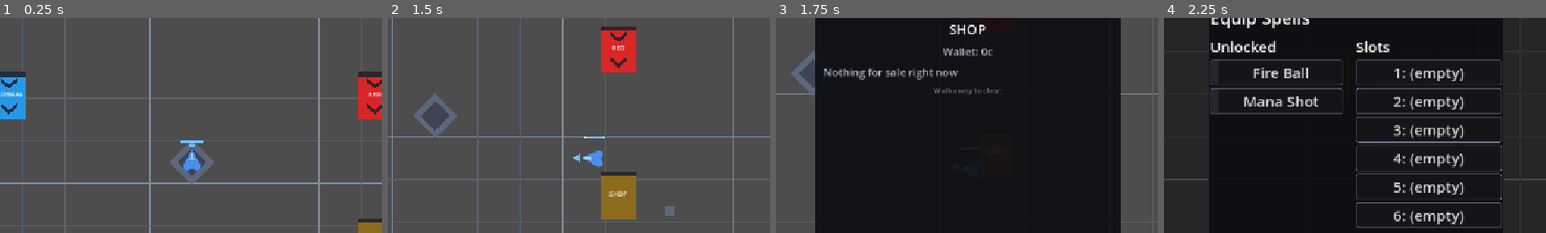
Above: before the commit, frames 1-4 (left to right).
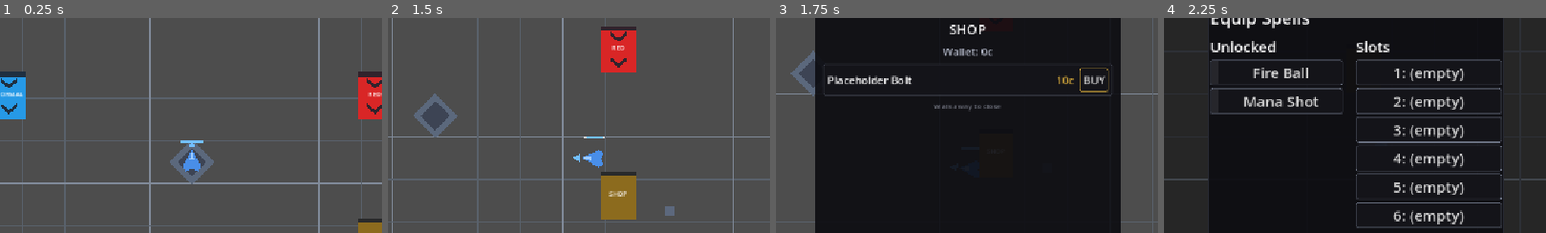
Above: after the commit, the same moments.

Repository: BestestGameStudio/gangU
Game: Godot game, scene res://scenes/main.tscn
The game is run twice, just before and just after one commit, with the same random seed, the same clock (stepped at 60 frames per second) and the same inputs.
Inputs (mouse positions are % of the whole screen's width and height, from its top left):
- Up to frame 1 (0.25 s): no input
- Up to frame 2 (1.5 s): tap Enter at 0.5 s; move the mouse to (72, 45) at 0.52 s; hold D (move_right) 0.53-1.28 s; hold Space (cast) 0.53-1.28 s; move the mouse to (30, 55) at 1.27 s; hold S (move_down) from 1.28 s (still down); tap Space (cast) at 1.35 s
- Up to frame 3 (1.75 s): keep holding S (move_down)
- Up to frame 4 (2.25 s): move the mouse to (60, 28) at 2.02 s; release S (move_down) at 2.03 s; hold D (move_right) from 2.03 s (still down); hold Tab (equip_panel) from 2.03 s (still down)
The pictures show only the part of the screen within x 25-75%, y 23-73%; the shares and areas given below are measured in that part.

Frames 1-2 are identical in both runs. In frame 3, 2.8% of the frame differs, in the area x 12-88%, y 21-43%; in frame 4, nothing differs.

Commit message:
Add caster_path to shop and fix item addition

Diff:
--- a/scripts/main.gd
+++ b/scripts/main.gd
@@ -67,6 +67,7 @@
 	var shop := Shop.new()
 	shop.name = "Shop"
 	shop.setup(preload("res://resources/shop/demo_catalog.tres"))
+	shop.caster_path = NodePath("../Player/SpellCaster") # explicit, SpellProgress idiom
 	add_child(shop)
 	var shop_panel: ShopPanel = preload("res://scenes/shop_panel.tscn").instantiate()
 	shop_panel.name = "ShopPanel"
